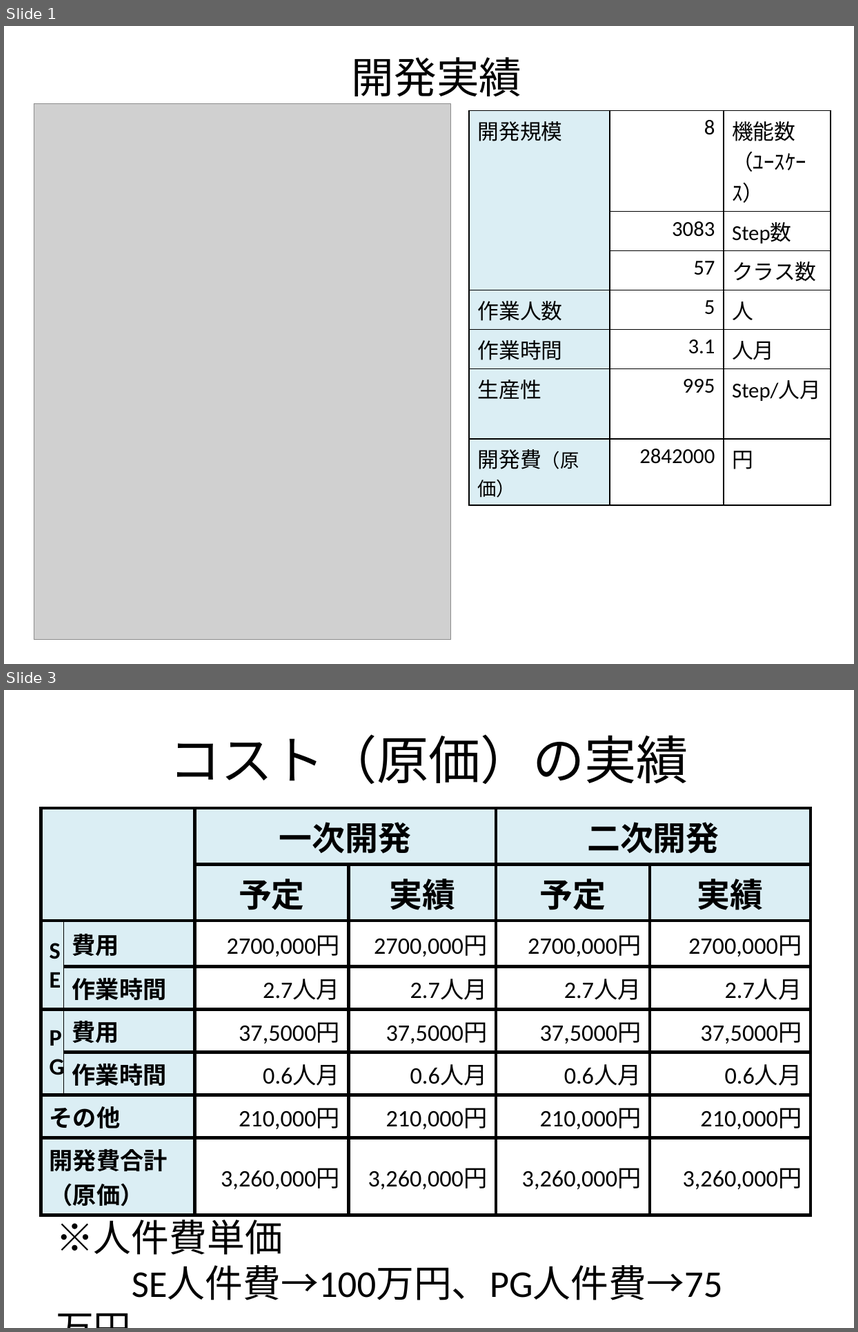
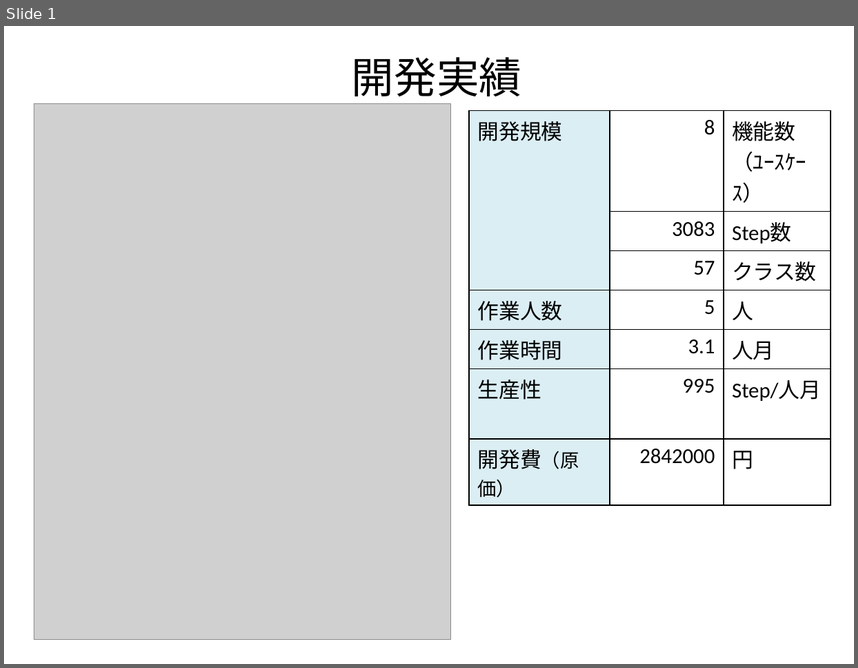
Before and after one commit to ChakaFlame/5_FGO, a slide deck: doc/unfinished/Presentation/5_発表資料.pptx. Shown one above the other, each under a label of ours: slides 1 and 3 before the commit, slide 1 after it; the slides between them are not shown. The pictures are 858x1332 and 858x668 pixels, drawn with LibreOffice and Linux fonts; fonts in the diff are those of the drawing; grey boxes stand for pictures. Boxes give left, top, right and bottom in pixels: in the first picture for what was removed or moved away, otherwise in the second. Text is boxed around its words. In the diff, an @@ line names an element or a change of style, - is before the commit and + after.

```diff
--- a/doc/unfinished/Presentation/5_発表資料.pptx
+++ b/doc/unfinished/Presentation/5_発表資料.pptx
@@ slide 3 removed at [4,690,854,1328], background #FFFFFF @@
@@ title removed at [169,734,688,784] @@
-コスト（原価）の実績
@@ table removed at [41,808,810,1209], 8 rows, 6 columns @@
- |  | 一次開発 |  | 二次開発 | 
- |  | 予定 | 実績 | 予定 | 実績
-SE | 費用 | 2700,000円 | 2700,000円 | 2700,000円 | 2700,000円
- | 作業時間 | 2.7人月 | 2.7人月 | 2.7人月 | 2.7人月
-PG | 費用 | 37,5000円 | 37,5000円 | 37,5000円 | 37,5000円
- | 作業時間 | 0.6人月 | 0.6人月 | 0.6人月 | 0.6人月
-その他 |  | 210,000円 | 210,000円 | 210,000円 | 210,000円
-開発費合計（原価） |  | 3,260,000円 | 3,260,000円 | 3,260,000円 | 3,260,000円
@@ text removed at [56,1212,723,1300] @@
-※人件費単価
-SE人件費→100万円、PG人件費→75万円
```
Also in this commit, not shown: 2 slides added, 2 other slides removed.
